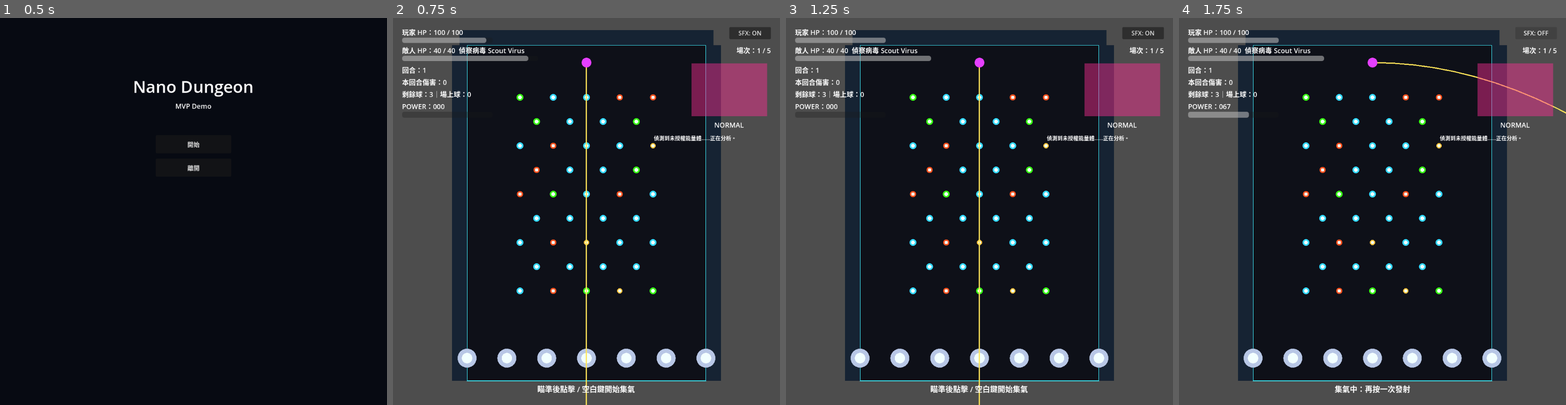
Above: before the commit, frames 1-4 (left to right).
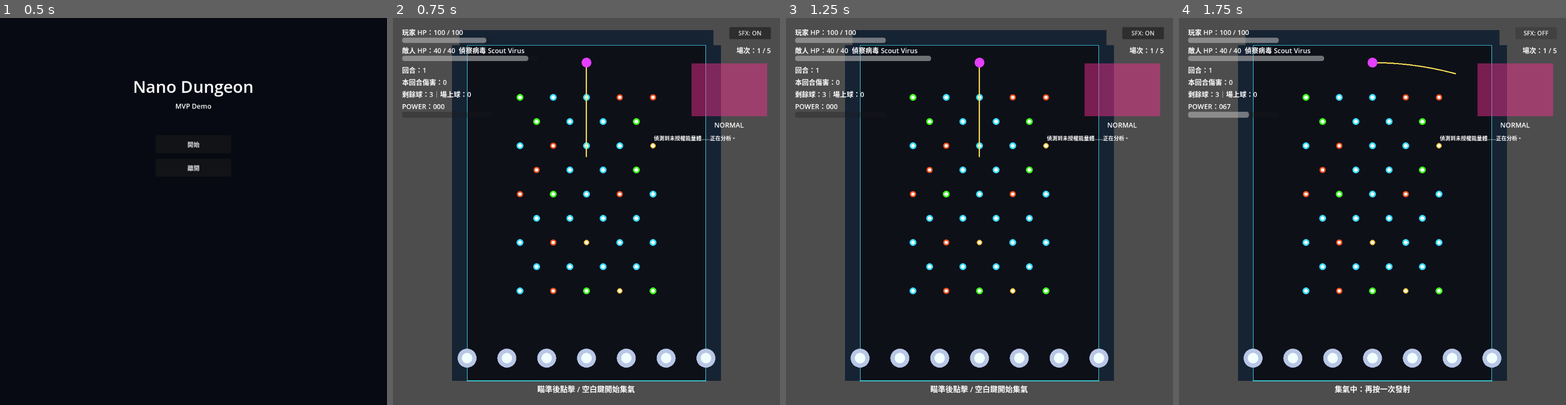
Above: after the commit, the same moments.

Repository: testBP0612/NanoDungeon
Game: Godot game, scene res://Scenes/MainMenu.tscn
Two runs of this game, one before a commit and one after it. Both use one fixed random seed, a clock stepped at 60 frames per second and the inputs below.
Inputs:
- Up to frame 1 (0.5 s): no input
- Up to frame 2 (0.75 s): click "開始" at 0.5 s
- Up to frame 3 (1.25 s): no input
- Up to frame 4 (1.75 s): click "SFX: ON" at 1.25 s

Frame 1 is identical in both runs. In frame 2, 0.2% of the frame differs, in the area x 49-51%, y 35-100%; in frame 3, 0.2%; in frame 4, 0.2%.

Commit message:
Tune launch preview behavior

Diff:
--- a/Data/feel.json
+++ b/Data/feel.json
@@ -50,8 +50,8 @@
       "rise_y": -42.0
     },
     "aim_preview": {
-      "point_count": 24,
-      "time_step": 0.055
+      "point_count": 8,
+      "time_step": 0.035
     },
     "sfx": {
       "enabled": true,
--- a/Scripts/Battle.gd
+++ b/Scripts/Battle.gd
@@ -26,6 +26,8 @@
 var is_charging_launch := false
 var charge_elapsed := 0.0
 var charge_power := 0.0
+var launch_direction_locked := false
+var locked_launch_direction := Vector2.DOWN
 var round_context: RefCounted = ROUND_CONTEXT_SCRIPT.new()
 var effect_resolver: RefCounted = EFFECT_RESOLVER_SCRIPT.new()
 var field_generator: RefCounted = FIELD_GENERATOR_SCRIPT.new()
@@ -183,6 +185,8 @@
 func _handle_launch_input() -> void:
 	if not is_charging_launch:
 		is_charging_launch = true
+		launch_direction_locked = true
+		locked_launch_direction = _aim_direction()
 		charge_elapsed = 0.0
 		charge_power = 0.0
 		status_label.text = "集氣中：再按一次發射"
@@ -215,7 +219,7 @@
 	_transition_to(BattleState.LAUNCHED)
 	battle_fx.spawn_launch_feedback(launcher_position)
 	battle_fx.play_sfx("launch")
-	ball.launch(_aim_direction(), launch_speed)
+	ball.launch(_locked_or_current_aim_direction(), launch_speed)
 	_update_ui()
 
 
@@ -235,6 +239,10 @@
 	return direction.normalized()
 
 
+func _locked_or_current_aim_direction() -> Vector2:
+	return locked_launch_direction if launch_direction_locked else _aim_direction()
+
+
 func _update_aim_overlay() -> void:
 	launcher_visual.visible = true
 	aim_line.visible = state == BattleState.AIMING
@@ -256,6 +264,8 @@
 
 func _reset_charge() -> void:
 	is_charging_launch = false
+	launch_direction_locked = false
+	locked_launch_direction = Vector2.DOWN
 	charge_elapsed = 0.0
 	charge_power = 0.0
 
@@ -270,13 +280,17 @@
 	var preview_config: Dictionary = feel_config.get("aim_preview", {})
 	var point_count: int = max(2, int(preview_config.get("point_count", 18)))
 	var time_step: float = max(0.01, float(preview_config.get("time_step", 0.06)))
-	var velocity := _aim_direction() * _launch_speed_for_power(charge_power)
+	var velocity := _locked_or_current_aim_direction() * _aim_preview_speed()
 	var gravity := Vector2.DOWN * float(ProjectSettings.get_setting("physics/2d/default_gravity")) * float(player_config.get("ball_gravity_scale", 1.0))
 	var points := PackedVector2Array()
 	for index in range(point_count):
 		var time: float = float(index) * time_step
 		points.append(launcher_position + velocity * time + gravity * 0.5 * time * time)
 	return points
+
+
+func _aim_preview_speed() -> float:
+	return float(player_config.get("launch_speed", player_config.get("launch_speed_min", 900.0)))
 
 
 func _on_ball_peg_hit(peg_id: String, hit_position: Vector2, hit_color: Color) -> void:
Not shown, changed: CHANGELOG.md
